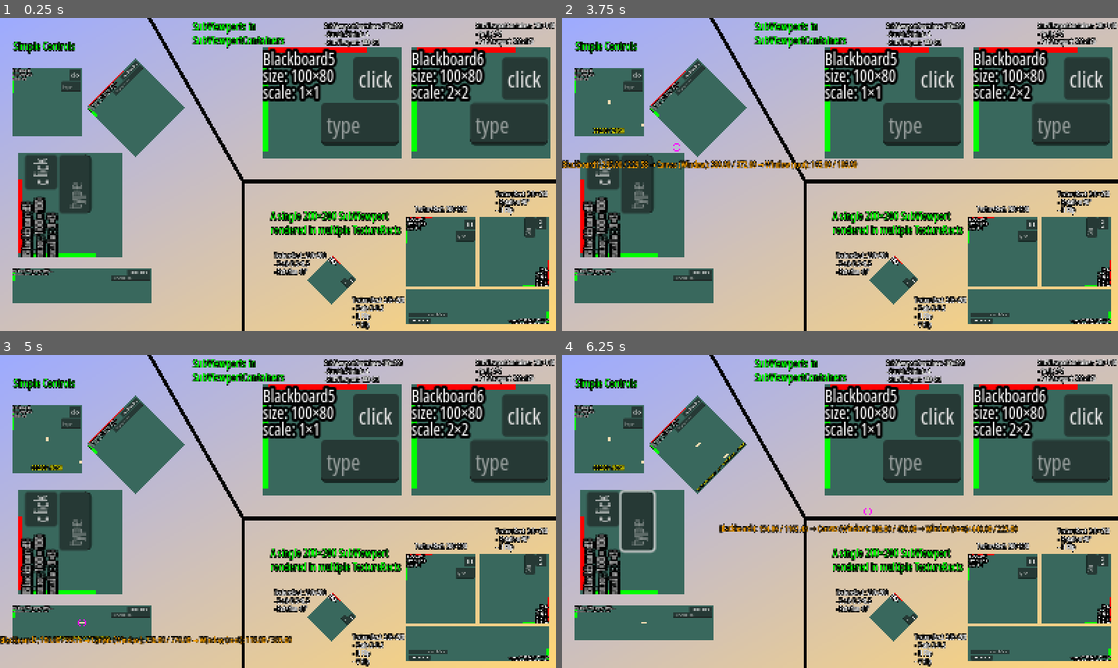
Above: before the commit, frames 1-4 (two rows, left to right).
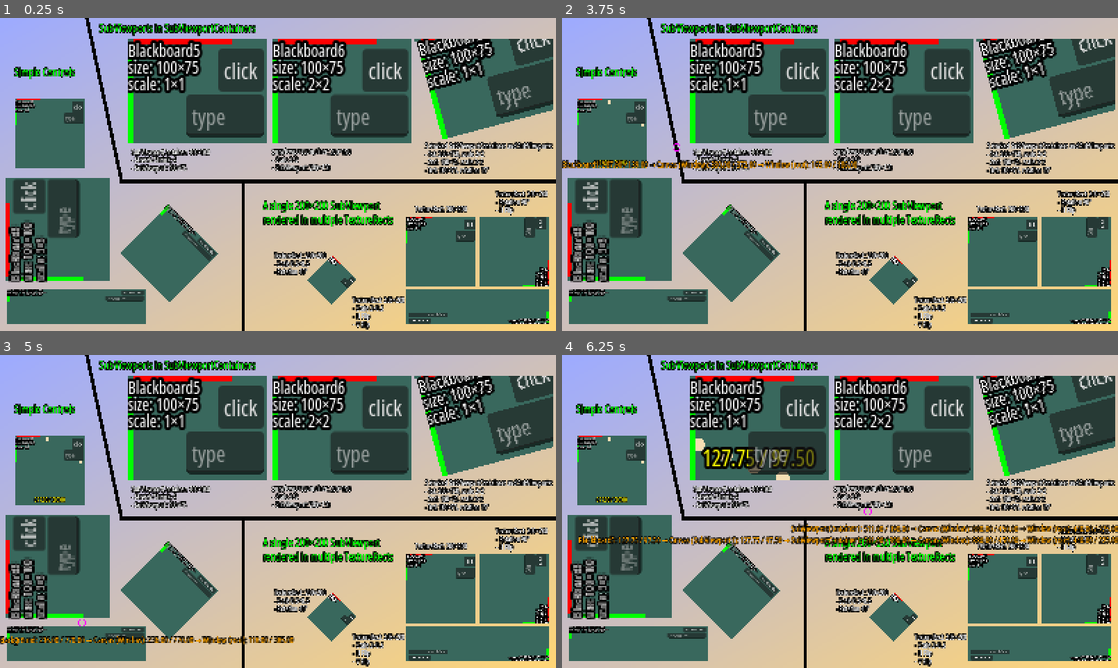
Above: after the commit, the same moments.

Repository: Toxe/godot-coordinate-systems
Game: Godot game, scene res://scenes/main.tscn
The game is run twice, just before and just after one commit, with the same random seed, the same clock (stepped at 60 frames per second) and the same inputs.
Inputs (mouse positions are in pixels of both pictures, inside the frame that each line leads up to):
- Up to frame 1 (0.25 s): no input
- Up to frame 2 (3.75 s): click "click" at 0.5 s; click "click" at 1.25 s; click "click" at 2 s; tap Enter at 2.75 s; drag from (840, 174) to (895, 105) at 2.77 s; tap Space at 3.5 s; drag from (606, 102) to (812, 237) at 3.52 s
- Up to frame 3 (5 s): tap Enter at 4.25 s; move the mouse to (83, 624) at 4.27 s; click (83, 624) at 4.42 s
- Up to frame 4 (6.25 s): tap Space at 5 s; drag from (634, 542) to (673, 464) at 5.02 s; tap Enter at 5.75 s; drag from (695, 445) to (867, 511) at 5.77 s

The runs differ from the first frame. In frame 1, 41% of the frame differs, in the area x 1-100%, y 0-98%; in frame 2, 41%; in frame 3, 42%; in frame 4, 45%.

Commit message:
Add 3 stacked SubViewportContainers

Diff:
--- a/CoordinateSystems/scenes/main.tscn
+++ b/CoordinateSystems/scenes/main.tscn
@@ -27,24 +27,25 @@
 offset_bottom = 900.0
 texture = SubResource("GradientTexture2D_o5qli")
 script = ExtResource("1_sugp2")
+metadata/_edit_lock_ = true
 
 [node name="Label1" type="Label" parent="Background and Labels" unique_id=113031044]
-offset_left = 932.0
-offset_top = 10.0
-offset_right = 1158.0
-offset_bottom = 84.0
-text = "SubViewportContainer: 400×320
+offset_left = 378.0
+offset_top = 371.0
+offset_right = 604.0
+offset_bottom = 445.0
+text = "SubViewportContainer: 400×300
 - Stretch/Shrink: 4
-- SubViewport: 100×80"
+- SubViewport: 100×75"
 
 [node name="Label2" type="Label" parent="Background and Labels" unique_id=161700426]
-offset_left = 1369.0
-offset_top = 8.0
-offset_right = 1595.0
-offset_bottom = 82.0
-text = "SubViewportContainer: 200×160
+offset_left = 783.0
+offset_top = 370.0
+offset_right = 1009.0
+offset_bottom = 444.0
+text = "SubViewportContainer: 200×150
 - Scale 2×2
-- SubViewport: 200×160"
+- SubViewport: 200×150"
 
 [node name="Label3" type="Label" parent="Background and Labels" unique_id=1411215777]
 offset_left = 1194.0
@@ -73,29 +74,28 @@
 - V Flip"
 
 [node name="Label6" type="Label" parent="Background and Labels" unique_id=426603918]
-offset_left = 39.0
-offset_top = 58.0
-offset_right = 214.0
-offset_bottom = 103.0
+offset_left = 40.0
+offset_top = 133.0
+offset_right = 215.0
+offset_bottom = 178.0
 theme_override_colors/font_color = Color(0, 1, 0, 1)
 theme_override_font_sizes/font_size = 32
 text = "Simple Controls"
 
 [node name="Label7" type="Label" parent="Background and Labels" unique_id=1381013410]
-offset_left = 554.0
-offset_top = 1.0
-offset_right = 817.0
-offset_bottom = 86.0
+offset_left = 285.0
+offset_top = 6.0
+offset_right = 735.0
+offset_bottom = 51.0
 theme_override_colors/font_color = Color(0, 1, 0, 1)
 theme_override_font_sizes/font_size = 32
-text = "SubViewports in
-SubViewportContainers"
+text = "SubViewports in SubViewportContainers"
 
 [node name="Label8" type="Label" parent="Background and Labels" unique_id=570167275]
-offset_left = 779.0
-offset_top = 546.0
-offset_right = 1154.0
-offset_bottom = 631.0
+offset_left = 756.0
+offset_top = 517.0
+offset_right = 1131.0
+offset_bottom = 602.0
 theme_override_colors/font_color = Color(0, 1, 0, 1)
 theme_override_font_sizes/font_size = 32
 text = "A single 200×200 SubViewport
@@ -110,42 +110,52 @@
 - Scale 0.5×0.5
 - Rotation 45°"
 
+[node name="Label10" type="Label" parent="Background and Labels" unique_id=1670800869]
+offset_left = 1222.0
+offset_top = 354.0
+offset_right = 1590.0
+offset_bottom = 451.0
+text = "3 stacked SubViewportContainers and SubViewports:
+- 1st: 200×150, scale 2×2
+- 2nd: 100×75, scale 2×2
+- 3rd: 100×75, rotation 15°"
+
 [node name="Line2D" type="Line2D" parent="Background and Labels" unique_id=649153884]
-points = PackedVector2Array(430, 0, 700, 470, 700, 900, 700, 470, 1600, 470)
+points = PackedVector2Array(250, 0, 350, 470, 700, 470, 700, 900, 700, 470, 1600, 470)
 default_color = Color(0, 0, 0, 1)
 begin_cap_mode = 2
 end_cap_mode = 2
 
 [node name="Blackboard1" parent="." unique_id=2027896682 instance=ExtResource("2_0wfyh")]
-offset_left = 35.0
-offset_top = 142.4213
-offset_right = 235.0
-offset_bottom = 342.4213
+offset_left = 43.0
+offset_top = 233.0
+offset_right = 243.0
+offset_bottom = 433.0
 metadata/_edit_use_anchors_ = true
 
 [node name="Blackboard2" parent="." unique_id=1666201008 instance=ExtResource("2_0wfyh")]
-offset_left = 36.0
-offset_top = 720.42126
-offset_right = 236.0
-offset_bottom = 920.42126
+offset_left = 19.0
+offset_top = 779.0
+offset_right = 219.0
+offset_bottom = 979.0
 scale = Vector2(2, 0.5)
 metadata/_edit_use_anchors_ = true
 
 [node name="Blackboard3" parent="." unique_id=1031358396 instance=ExtResource("2_0wfyh")]
-offset_left = 51.000004
-offset_top = 688.42126
-offset_right = 151.0
-offset_bottom = 788.42126
+offset_left = 17.0
+offset_top = 758.0
+offset_right = 117.0
+offset_bottom = 858.0
 rotation = -1.5707964
 scale = Vector2(3, 3)
 metadata/_edit_use_anchors_ = true
 
 [node name="Blackboard4" parent="." unique_id=1278775097 instance=ExtResource("2_0wfyh")]
-offset_left = 250.0
-offset_top = 258.0
-offset_right = 350.0
-offset_bottom = 658.0
-rotation = -0.7853982
+offset_left = 488.0
+offset_top = 536.0
+offset_right = 588.0
+offset_bottom = 935.99994
+rotation = 0.7853982
 scale = Vector2(2, 0.5)
 metadata/_edit_use_anchors_ = true
 
@@ -155,10 +165,10 @@
 script = ExtResource("3_jyhfs")
 
 [node name="SubViewportContainer1" type="SubViewportContainer" parent="." unique_id=451903663]
-offset_left = 757.0
-offset_top = 84.0
-offset_right = 1157.0
-offset_bottom = 404.0
+offset_left = 369.0
+offset_top = 60.0
+offset_right = 769.0
+offset_bottom = 360.0
 stretch = true
 stretch_shrink = 4
 script = ExtResource("1_sugp2")
@@ -166,7 +176,7 @@
 [node name="SubViewport1" type="SubViewport" parent="SubViewportContainer1" unique_id=999090212]
 handle_input_locally = false
 canvas_item_default_texture_filter = 0
-size = Vector2i(100, 80)
+size = Vector2i(100, 75)
 render_target_update_mode = 4
 
 [node name="Blackboard5" parent="SubViewportContainer1/SubViewport1" unique_id=1828926156 instance=ExtResource("2_0wfyh")]
@@ -180,10 +190,10 @@
 metadata/_edit_lock_ = true
 
 [node name="SubViewportContainer2" type="SubViewportContainer" parent="." unique_id=897523664]
-offset_left = 1185.0
-offset_top = 84.0
-offset_right = 1385.0
-offset_bottom = 244.0
+offset_left = 783.0
+offset_top = 60.0
+offset_right = 983.0
+offset_bottom = 210.0
 scale = Vector2(2, 2)
 stretch = true
 script = ExtResource("1_sugp2")
@@ -191,7 +201,7 @@
 [node name="SubViewport2" type="SubViewport" parent="SubViewportContainer2" unique_id=1045096330]
 handle_input_locally = false
 canvas_item_default_texture_filter = 0
-size = Vector2i(200, 160)
+size = Vector2i(200, 150)
 render_target_update_mode = 4
 
 [node name="Blackboard6" parent="SubViewportContainer2/SubViewport2" unique_id=272454242 instance=ExtResource("2_0wfyh")]
@@ -199,10 +209,63 @@
 anchor_right = 1.0
 anchor_bottom = 1.0
 offset_right = -100.0
-offset_bottom = -80.0
+offset_bottom = -75.0
 grow_horizontal = 2
 grow_vertical = 2
 scale = Vector2(2, 2)
+metadata/_edit_lock_ = true
+
+[node name="SubViewportContainer3A" type="SubViewportContainer" parent="." unique_id=536745075]
+offset_left = 1194.0
+offset_top = 60.0
+offset_right = 1394.0
+offset_bottom = 210.0
+scale = Vector2(2, 2)
+script = ExtResource("1_sugp2")
+
+[node name="SubViewport4A" type="SubViewport" parent="SubViewportContainer3A" unique_id=276867313]
+transparent_bg = true
+handle_input_locally = false
+canvas_item_default_texture_filter = 0
+size = Vector2i(200, 150)
+render_target_update_mode = 4
+
+[node name="SubViewportContainer3B" type="SubViewportContainer" parent="SubViewportContainer3A/SubViewport4A" unique_id=231376535]
+offset_right = 100.0
+offset_bottom = 75.0
+scale = Vector2(2, 2)
+script = ExtResource("1_sugp2")
+metadata/_edit_lock_ = true
+
+[node name="SubViewport4B" type="SubViewport" parent="SubViewportContainer3A/SubViewport4A/SubViewportContainer3B" unique_id=784670405]
+transparent_bg = true
+handle_input_locally = false
+canvas_item_default_texture_filter = 0
+size = Vector2i(100, 75)
+render_target_update_mode = 4
+
+[node name="SubViewportContainer3C" type="SubViewportContainer" parent="SubViewportContainer3A/SubViewport4A/SubViewportContainer3B/SubViewport4B" unique_id=1459838181]
+offset_right = 100.0
+offset_bottom = 75.0
+rotation = -0.2617994
+script = ExtResource("1_sugp2")
+metadata/_edit_lock_ = true
+
+[node name="SubViewport4C" type="SubViewport" parent="SubViewportContainer3A/SubViewport4A/SubViewportContainer3B/SubViewport4B/SubViewportContainer3C" unique_id=42215607]
+transparent_bg = true
+handle_input_locally = false
+canvas_item_default_texture_filter = 0
+size = Vector2i(100, 75)
+render_target_update_mode = 4
+
+[node name="Blackboard8" parent="SubViewportContainer3A/SubViewport4A/SubViewportContainer3B/SubViewport4B/SubViewportContainer3C/SubViewport4C" unique_id=1287240771 instance=ExtResource("2_0wfyh")]
+anchors_preset = 15
+anchor_right = 1.0
+anchor_bottom = 1.0
+offset_right = 0.0
+offset_bottom = 0.0
+grow_horizontal = 2
+grow_vertical = 2
 metadata/_edit_lock_ = true
 
 [node name="SubViewport3" type="SubViewport" parent="." unique_id=118774271]
